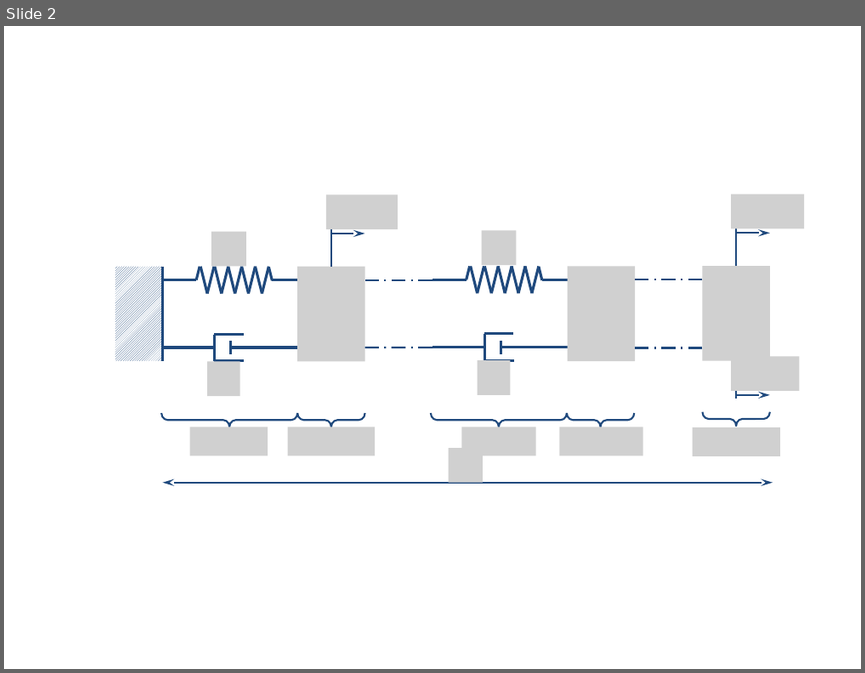
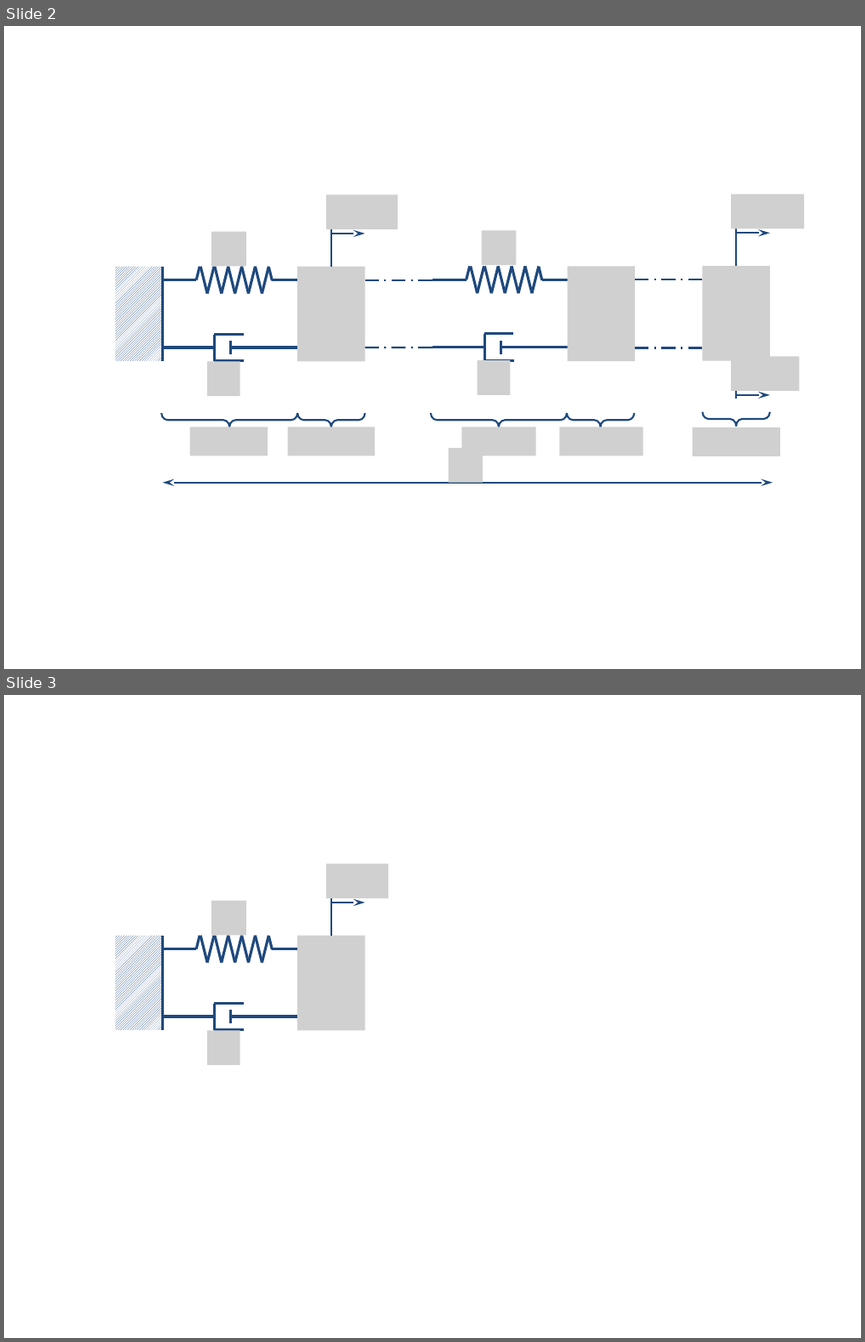
Before and after one commit to xpessoles/Informatique, a slide deck: DS_2014_2015/DS_05/images/Figures.pptx. Shown one above the other, each under a label of ours: slide 2 before the commit, slides 2 and 3 after it. The pictures are 865x673 and 865x1342 pixels, drawn with LibreOffice and Linux fonts; fonts in the diff are those of the drawing; grey boxes stand for pictures. Boxes give left, top, right and bottom in pixels: in the first picture for what was removed or moved away, otherwise in the second. Text is boxed around its words. In the diff, an @@ line names an element or a change of style, - is before the commit and + after.

```diff
--- a/DS_2014_2015/DS_05/images/Figures.pptx
+++ b/DS_2014_2015/DS_05/images/Figures.pptx
@@ slide 3 added at [4, 695, 861, 1338], background #FFFFFF @@
@@ picture added at [326, 864, 389, 898] @@
@@ line added from (331, 936) to (331, 898), #1F497D 1.5 pt @@
@@ picture added at [211, 901, 246, 935] @@
@@ arrow added from (331, 902) to (364, 902), #1F497D 1.5 pt @@
@@ rectangle added at [115, 936, 162, 1030], fill pattern #1F497D on #FFFFFF @@
@@ line added from (162, 936) to (162, 1030), #1F497D 2.25 pt @@
@@ line added from (162, 948) to (196, 948), #1F497D 2.25 pt @@
@@ line added from (200, 936) to (196, 948), #1F497D 2.25 pt @@
@@ line added from (200, 936) to (207, 962), #1F497D 2.25 pt @@
@@ line added from (207, 962) to (214, 936), #1F497D 2.25 pt @@
@@ line added from (215, 936) to (222, 962), #1F497D 2.25 pt @@
@@ line added from (222, 962) to (228, 936), #1F497D 2.25 pt @@
@@ line added from (228, 936) to (235, 962), #1F497D 2.25 pt @@
@@ line added from (235, 962) to (241, 936), #1F497D 2.25 pt @@
@@ line added from (241, 936) to (248, 962), #1F497D 2.25 pt @@
@@ line added from (248, 962) to (255, 936), #1F497D 2.25 pt @@
@@ line added from (255, 936) to (262, 962), #1F497D 2.25 pt @@
@@ line added from (262, 962) to (268, 936), #1F497D 2.25 pt @@
@@ line added from (268, 936) to (273, 949), #1F497D 2.25 pt @@
@@ line added from (298, 948) to (273, 948), #1F497D 2.25 pt @@
@@ picture added at [298, 936, 365, 1031] @@
@@ line added from (162, 1016) to (214, 1016), #1F497D 2.25 pt @@
@@ line added from (214, 1003) to (244, 1003), #1F497D 2.25 pt @@
@@ line added from (215, 1004) to (215, 1030), #1F497D 2.25 pt @@
@@ line added from (230, 1009) to (230, 1023), #1F497D 2.25 pt @@
@@ line added from (230, 1016) to (298, 1016), #1F497D 2.25 pt @@
@@ picture added at [207, 1030, 239, 1064] @@
@@ line added from (214, 1030) to (244, 1030), #1F497D 2.25 pt @@
```
Also in this commit, not shown: 4 other files.
